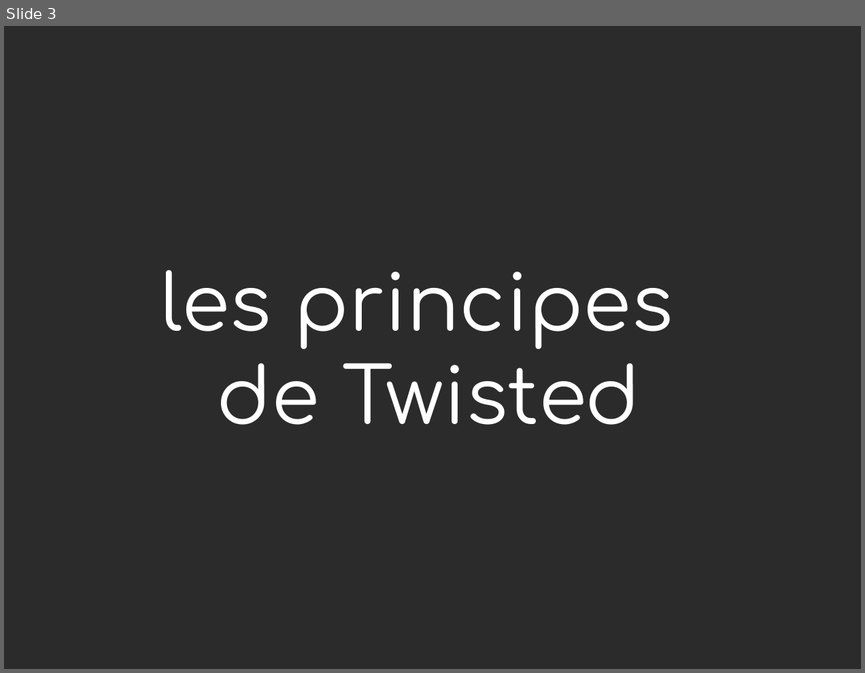
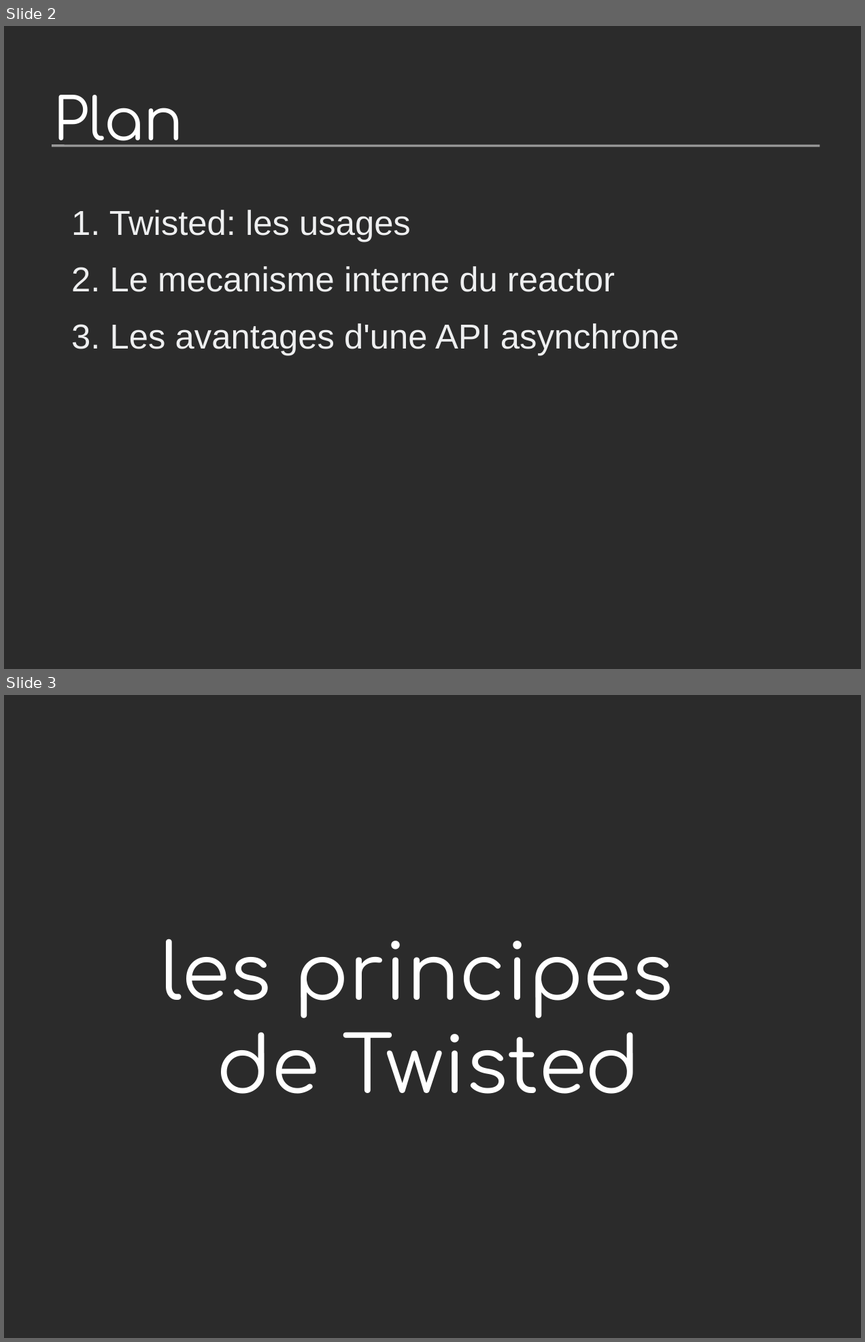
Before and after one commit to jdb/jdb.github.com, a slide deck: imap_idle/pycon-presentation/imap-idle-makingoff.odp. Shown one above the other, each under a label of ours: slide 3 before the commit, slides 2 and 3 after it. The pictures are 865x673 and 865x1342 pixels, drawn with LibreOffice and Linux fonts; fonts in the diff are those of the drawing; background and template pictures are left out; a plain dark background stands for a picture behind light text. Boxes give left, top, right and bottom in pixels: in the first picture for what was removed or moved away, otherwise in the second. Text is boxed around its words. In the diff, an @@ line names an element or a change of style, - is before the commit and + after.

```diff
--- a/imap_idle/pycon-presentation/imap-idle-makingoff.odp
+++ b/imap_idle/pycon-presentation/imap-idle-makingoff.odp
@@ slide 2 added at [4, 26, 861, 669], background picture (left out) @@
@@ title added at [53, 95, 183, 147], 54 pt, text #FFFFFF @@
+Plan
@@ line added from (52, 146) to (819, 146), #999999 2.15 pt @@
@@ text added at [109, 210, 679, 355], 32 pt, text #EEEFF0 @@
+1. Twisted: les usages
+2. Le mecanisme interne du reactor
+3. Les avantages d'une API asynchrone
```
Also in this commit, not shown: 1 slide changed, 1 other slide added, 17 slides removed.
